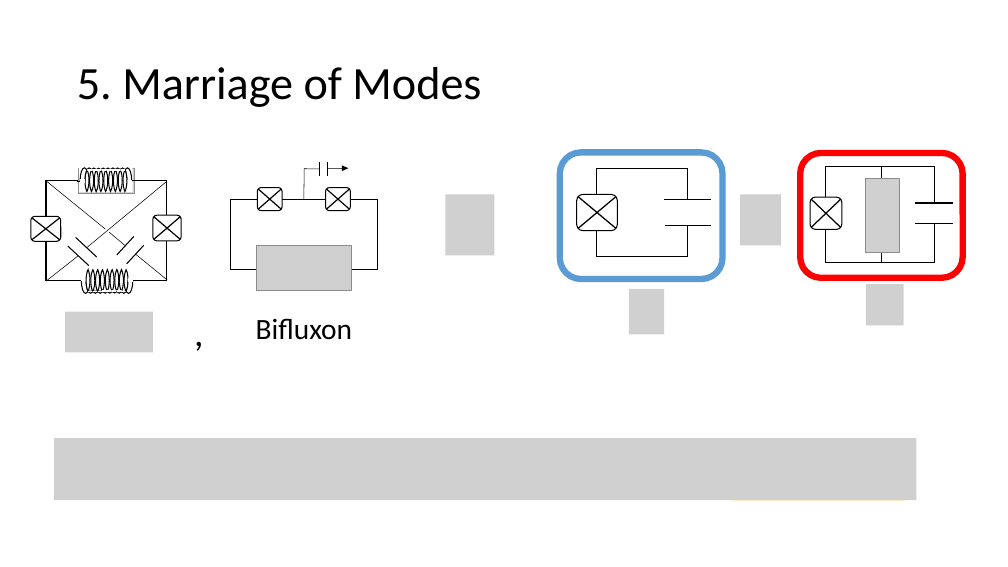
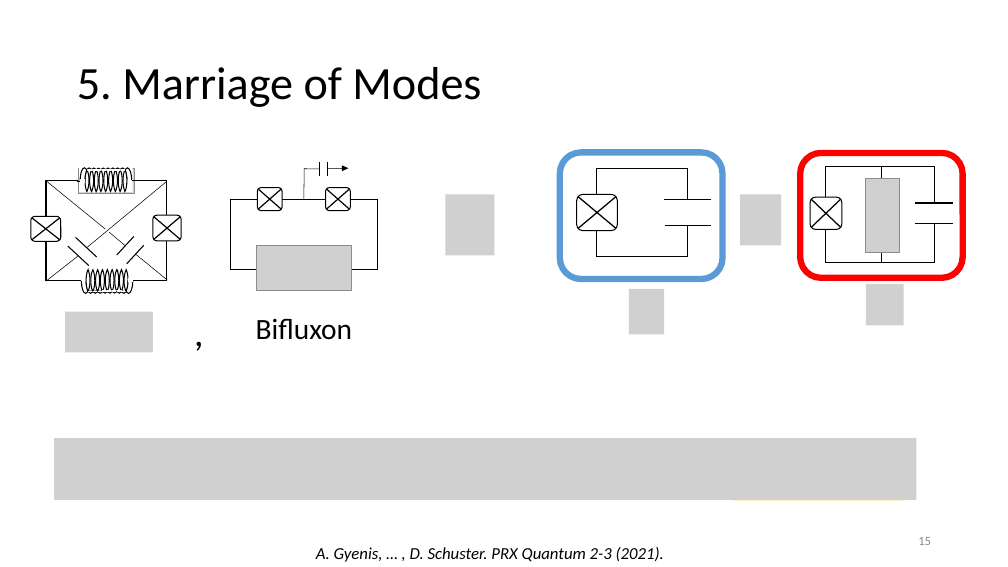
Before and after one commit to EeshGupta/Multimode-Conditional-Displacements, a slide deck: slide 15 of presentations/Bifluxon2.pptx (slide 16 before the commit). Drawn at 1008x567 pixels with LibreOffice and Linux fonts; fonts in the diff are those of the drawing; grey boxes stand for pictures. Boxes give left, top, right and bottom in pixels: in the first picture for what was removed or moved away, otherwise in the second. Text is boxed around its words. In the diff, an @@ line names an element or a change of style, - is before the commit and + after.

```diff
--- a/presentations/Bifluxon2.pptx
+++ b/presentations/Bifluxon2.pptx
@@ page number added at (918,537,931,545), 12 pt, text #8C8C8C @@
+15
@@ text added at (316,547,664,562), 16 pt, text #000000, italic @@
+A. Gyenis, … , D. Schuster. PRX Quantum 2-3 (2021).
```
Also in this commit, not shown: 27 other slides changed, 9 slides added, 9 slides removed, 36 other files.
